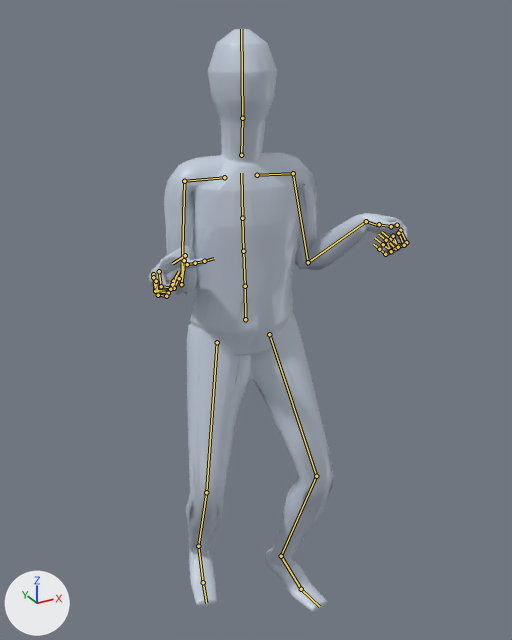
Before and after pictures for a commit that changed the glTF model app/assets/anims/Base/notice.glb.
Before and after are seen from a camera (50 mm lens) standing at (-0.87, -1.659, 1.767) and looking at (0.02, -0.042, 0.958). Arrows for +X, +Y and +Z are at lower left; the lights stay in place. The first picture is the older version. Both versions are drawn at frame 30 of the action 'Animation'; the numbers are the values there. The bones that change, and the others that lie on the model, are drawn over the model as lines.

Objects in the first picture: 'Body_human_male'.
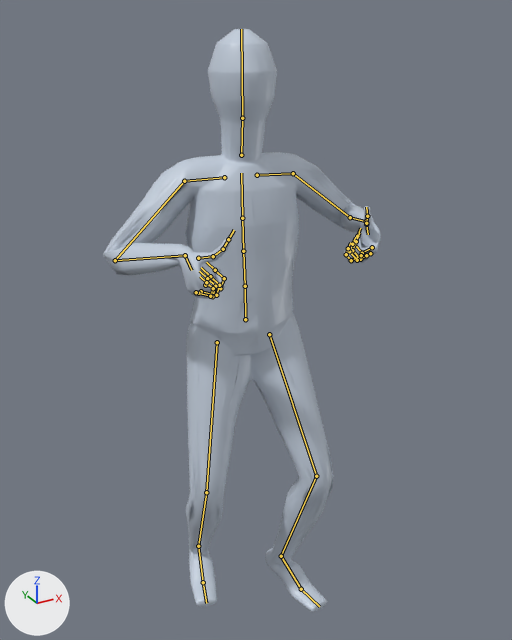
What the commit changed:
Bone 'mixamorig:LeftArm' (bone_mixamorig_leftarm) turns from (-80, -7, 30) to (-37, 3, 13) degrees about its own x, y and z.
Bone 'mixamorig:LeftHand' (bone_mixamorig_lefthand) turns from (37, 5, 82) to (-58, -39, 88) degrees about its own x, y and z.
Bone 'mixamorig:RightArm' (bone_mixamorig_rightarm) turns from (-87, 14, -11) to (-42, 3, 11) degrees about its own x, y and z.
Bone 'mixamorig:RightHand' (bone_mixamorig_righthand) turns from (50, -13, -77) to (-42, 32, -81) degrees about its own x, y and z.

Location of each change, (x1, y1, x2, y2) in pixels of the pictures (512 x 640 px):
'Body_human_male', posed (7% wider)
    before: (149, 29, 408, 612)
    after: (103, 29, 381, 612)
bone 'mixamorig:LeftArm', root to tip
    before: (293, 173) to (308, 262)
    after: (293, 173) to (350, 217)
bone 'mixamorig:LeftHand', root to tip
    before: (366, 221) to (379, 226)
    after: (366, 221) to (368, 234)
bone 'mixamorig:RightArm', root to tip
    before: (184, 181) to (181, 284)
    after: (184, 181) to (115, 260)
bone 'mixamorig:RightHand', root to tip
    before: (185, 255) to (172, 263)
    after: (185, 255) to (191, 270)
